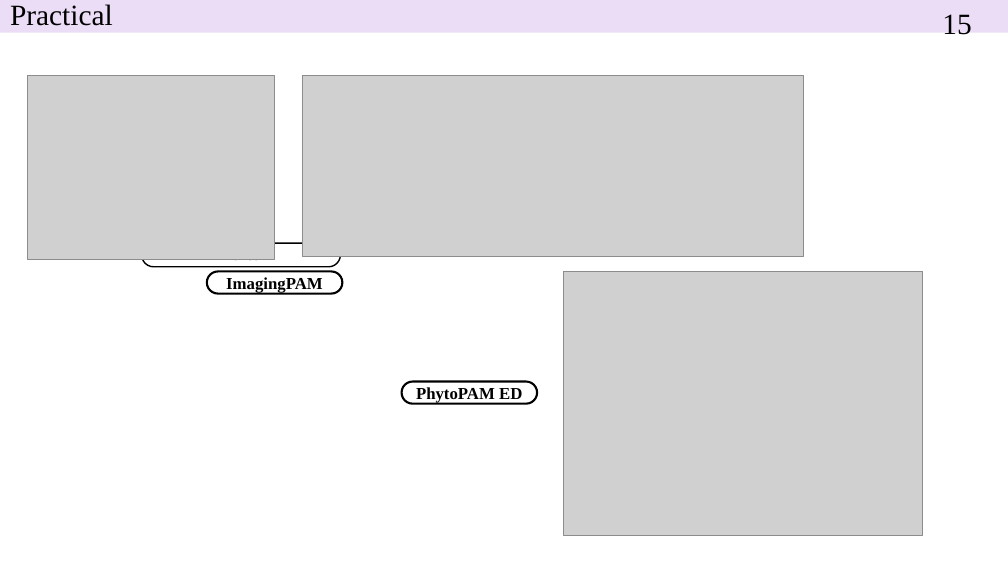
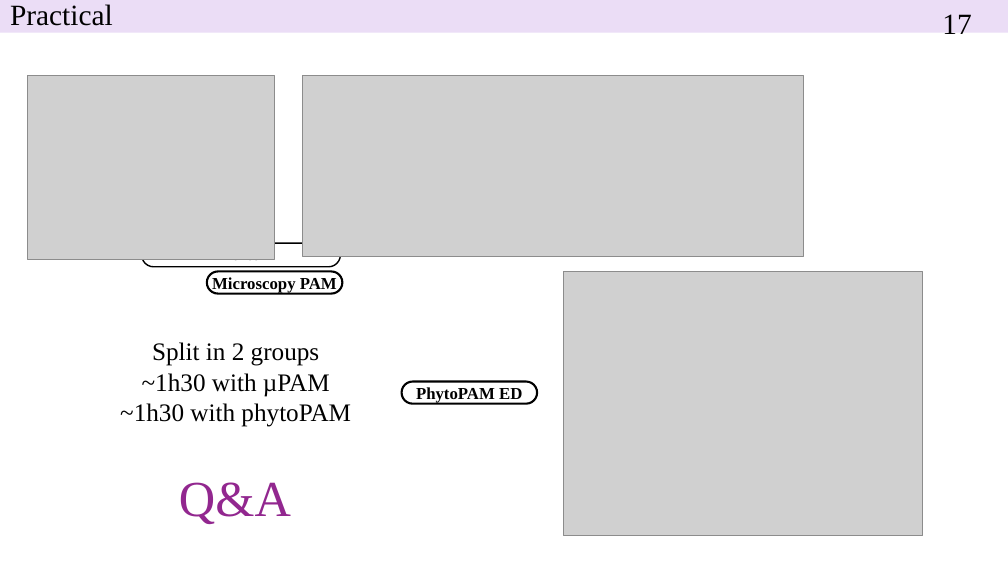
Before and after one commit to MicroscaleOceanBiophysics/MOBWorkshops, a slide deck: slide 17 of 2026MOB/PAM/260528_Workshop_PAM_presentation.pptx (slide 15 before the commit). Drawn at 1008x567 pixels with LibreOffice and Linux fonts; fonts in the diff are those of the drawing; grey boxes stand for pictures. Boxes give left, top, right and bottom in pixels: in the first picture for what was removed or moved away, otherwise in the second. Text is boxed around its words. In the diff, an @@ line names an element or a change of style, - is before the commit and + after.

```diff
--- a/2026MOB/PAM/260528_Workshop_PAM_presentation.pptx
+++ b/2026MOB/PAM/260528_Workshop_PAM_presentation.pptx
@@ page number at (942, 14, 971, 34): text changed @@
-15
+17
@@ text in rounded rectangle at (212, 277, 337, 293): text changed @@
-ImagingPAM
+Microscopy PAM
@@ text added at (120, 342, 351, 427), 18 pt, text #000000 @@
+Split in 2 groups
+~1h30 with µPAM
+~1h30 with phytoPAM
@@ text added at (179, 482, 291, 524), 36 pt, text #92278F @@
+Q&A
```
Also in this commit, not shown: 4 other slides changed, 2 slides added, 5 other files.
